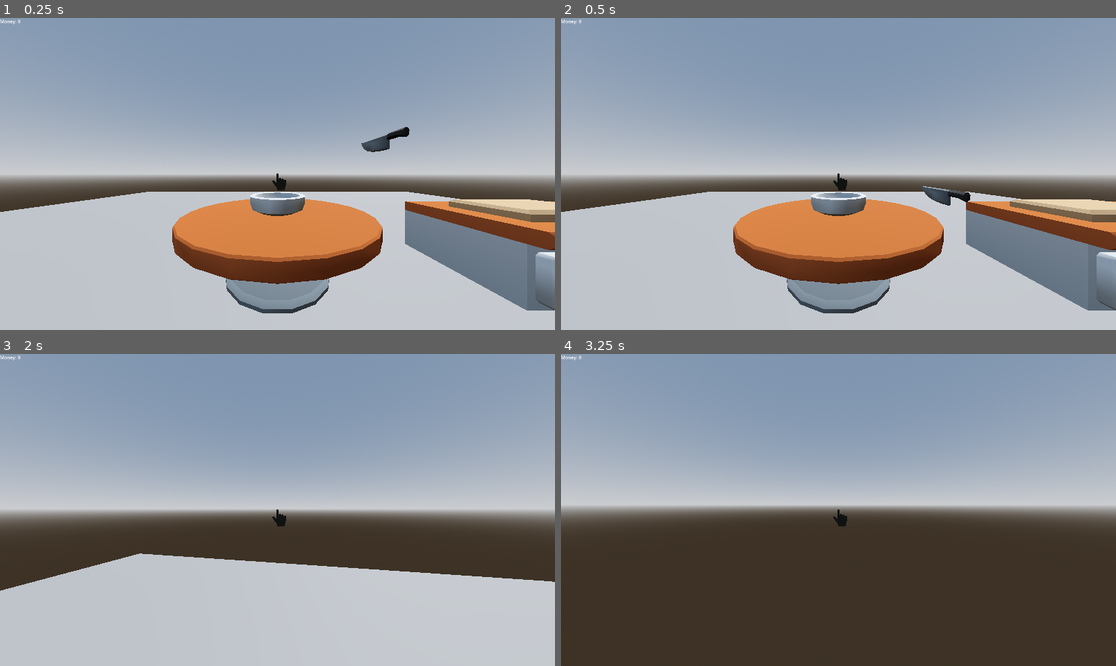
Above: before the commit, frames 1-4 (two rows, left to right).
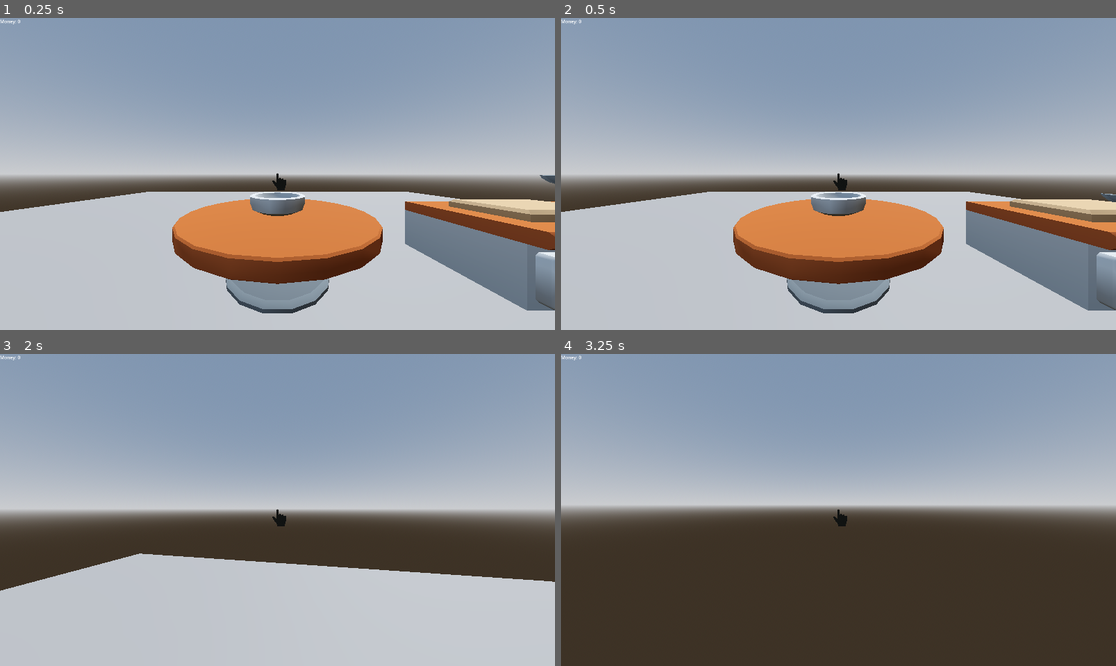
Above: after the commit, the same moments.

Repository: Flamerider347/Year12Delivery
Game: Godot game, scene res://world.tscn
Same seed, same stepped clock (60 frames per second), same inputs: the game is played once before the commit and once after it.
Inputs (mouse positions are in pixels of both pictures, inside the frame that each line leads up to):
- Up to frame 1 (0.25 s): no input
- Up to frame 2 (0.5 s): no input
- Up to frame 3 (2 s): move the mouse to (305, 510) at 0.52 s; hold W (up) from 0.53 s (still down); click (305, 510) at 0.6 s; tap Space (jump) at 0.77, 1.52 s; move the mouse to (249, 510) at 1.27 s; click (249, 510) at 1.35 s
- Up to frame 4 (3.25 s): keep holding W (up); move the mouse to (849, 503) at 2.02 s; hold Shift (sprint) 2.03-2.78 s; click (849, 503) at 2.3 s; move the mouse to (832, 516) at 2.77 s; click (832, 516) at 2.85 s; tap Space (jump) at 3.02 s

The runs differ from the first frame. In frame 1, 0.3% of the frame differs, in the area x 65-100%, y 34-54%; in frame 2, 0.3%, in the area x 65-100%, y 53-61%; in frame 3, less than 0.1%; in frame 4, nothing differs.

Commit message:
Main commit

Diff:
--- a/scripts/player.gd
+++ b/scripts/player.gd
@@ -39,6 +39,9 @@
 		if seecast.is_colliding() and seecast.get_collider().is_in_group("pickupable"):
 			held_object = seecast.get_collider()
 			pickup(held_object)
+		if seecast.is_colliding() and seecast.get_collider().is_in_group("summoner"):
+			var summon_type = seecast.get_collider().name.replace("_crate","")
+			print(summon_type)
 	if Input.is_action_just_pressed("pickup") and held_object and can_pickup:
 		can_pickup = false
 		$pickup_timer.start(0.2)
--- a/scripts/world.gd
+++ b/scripts/world.gd
@@ -3,13 +3,7 @@
 
 # Called when the node enters the scene tree for the first time.
 func _ready() -> void:
-	pass # Replace with function body.
-
-
-# Called every frame. 'delta' is the elapsed time since the previous frame.
-func _process(delta: float) -> void:
-	pass
-
+	$floor.show()
 
 func _on_chopping_board_area_entered(area: Area3D) -> void:
 	if area.is_in_group("choppable"):
--- a/world.tscn
+++ b/world.tscn
@@ -11,6 +11,7 @@
 [ext_resource type="ArrayMesh" uid="uid://dncwc5px4srsq" path="res://assets/obj/kitchencounter_straight_A_decorated.obj" id="8_ic0uy"]
 [ext_resource type="ArrayMesh" uid="uid://dodfdfkndbmla" path="res://assets/obj/cuttingboard.obj" id="9_ioo17"]
 [ext_resource type="ArrayMesh" uid="uid://dnw6ln86toimb" path="res://assets/obj/knife.obj" id="11_k3n1d"]
+[ext_resource type="ArrayMesh" uid="uid://rs6dw7qecvnp" path="res://assets/obj/crate_buns.obj" id="12_k3n1d"]
 
 [sub_resource type="ProceduralSkyMaterial" id="ProceduralSkyMaterial_f3sb7"]
 sky_horizon_color = Color(0.662243, 0.671743, 0.686743, 1)
@@ -29,9 +30,6 @@
 
 [sub_resource type="CapsuleMesh" id="CapsuleMesh_tlwt5"]
 
-[sub_resource type="CylinderShape3D" id="CylinderShape3D_tlwt5"]
-height = 0.3
-
 [sub_resource type="CylinderShape3D" id="CylinderShape3D_aqk2v"]
 height = 1.0
 radius = 1.48
@@ -45,8 +43,14 @@
 [sub_resource type="BoxShape3D" id="BoxShape3D_wse8f"]
 size = Vector3(1.49, 0.175, 0.99)
 
+[sub_resource type="CylinderShape3D" id="CylinderShape3D_tlwt5"]
+height = 0.3
+
 [sub_resource type="BoxShape3D" id="BoxShape3D_70uel"]
 size = Vector3(0.255676, 1.15002, 0.101353)
+
+[sub_resource type="BoxShape3D" id="BoxShape3D_hiqwa"]
+size = Vector3(2.00201, 0.801208, 1.99742)
 
 [node name="world" type="Node3D"]
 script = ExtResource("1_ic0uy")
@@ -59,6 +63,7 @@
 
 [node name="floor" type="CSGBox3D" parent="."]
 transform = Transform3D(1, 0, 0, 0, 1, 0, 0, 0, 1, 0, -0.1, 0)
+visible = false
 use_collision = true
 size = Vector3(24, 0.195, 24)
 
@@ -83,31 +88,6 @@
 target_position = Vector3(0, 0, -3)
 
 [node name="pickup_timer" type="Timer" parent="player"]
-
-[node name="bowl" type="RigidBody3D" parent="." groups=["pickupable"]]
-transform = Transform3D(1, 0, 0, 0, 1, 0, 0, 0, 1, 0, 1.01034, 0)
-mass = 0.8
-
-[node name="bowl" type="MeshInstance3D" parent="bowl"]
-mesh = ExtResource("2_fj7yv")
-skeleton = NodePath("../../player/head/player_camera")
-
-[node name="CollisionShape3D" type="CollisionShape3D" parent="bowl"]
-transform = Transform3D(1, 0, 0, 0, 1, 0, 0, 0, 1, 0, 0.151726, 0)
-shape = SubResource("CylinderShape3D_tlwt5")
-
-[node name="ui" type="CanvasLayer" parent="."]
-
-[node name="Sprite2D" type="Sprite2D" parent="ui"]
-position = Vector2(960, 540)
-scale = Vector2(0.2, 0.2)
-texture = ExtResource("3_tlwt5")
-offset = Vector2(43, 134)
-
-[node name="Label" type="Label" parent="ui"]
-offset_right = 485.0
-offset_bottom = 43.0
-text = "Money: 0"
 
 [node name="table" type="StaticBody3D" parent="."]
 
@@ -160,8 +140,20 @@
 transform = Transform3D(1, 0, 0, 0, 1, 0, 0, 0, 1, 0, 0.08, 0)
 shape = SubResource("BoxShape3D_wse8f")
 
+[node name="bowl" type="RigidBody3D" parent="." groups=["pickupable"]]
+transform = Transform3D(1, 0, 0, 0, 1, 0, 0, 0, 1, 0, 1.01034, 0)
+mass = 0.8
+
+[node name="bowl" type="MeshInstance3D" parent="bowl"]
+mesh = ExtResource("2_fj7yv")
+skeleton = NodePath("../../player/head/player_camera")
+
+[node name="CollisionShape3D" type="CollisionShape3D" parent="bowl"]
+transform = Transform3D(1, 0, 0, 0, 1, 0, 0, 0, 1, 0, 0.151726, 0)
+shape = SubResource("CylinderShape3D_tlwt5")
+
 [node name="knife" type="RigidBody3D" parent="." groups=["pickupable"]]
-transform = Transform3D(-5.21253e-16, -1.19249e-08, -1, 1, -4.37114e-08, 0, -4.37114e-08, -1, 1.19249e-08, 1.73527, 2.5108, 0)
+transform = Transform3D(-5.21253e-16, -1.19249e-08, -1, 1, -4.37114e-08, 0, -4.37114e-08, -1, 1.19249e-08, 5.42865, 1.85485, 0)
 mass = 0.6
 
 [node name="Knife" type="MeshInstance3D" parent="knife"]
@@ -173,5 +165,28 @@
 transform = Transform3D(1, 0, 0, 0, 1, 0, 0, 0, 1, -0.08, 0, 0)
 shape = SubResource("BoxShape3D_70uel")
 
+[node name="ui" type="CanvasLayer" parent="."]
+
+[node name="Sprite2D" type="Sprite2D" parent="ui"]
+position = Vector2(960, 540)
+scale = Vector2(0.2, 0.2)
+texture = ExtResource("3_tlwt5")
+offset = Vector2(43, 134)
+
+[node name="Label" type="Label" parent="ui"]
+offset_right = 485.0
+offset_bottom = 43.0
+text = "Money: 0"
+
+[node name="bun_crate" type="StaticBody3D" parent="." groups=["summoner"]]
+transform = Transform3D(1, 0, 0, 0, 1, 0, 0, 0, 1, 0, 0, 6)
+
+[node name="CollisionShape3D" type="CollisionShape3D" parent="bun_crate"]
+transform = Transform3D(1, 0, 0, 0, 1, 0, 0, 0, 1, 9.15527e-05, 0.401031, 0.000465393)
+shape = SubResource("BoxShape3D_hiqwa")
+
+[node name="CrateBuns" type="MeshInstance3D" parent="bun_crate"]
+mesh = ExtResource("12_k3n1d")
+
 [connection signal="timeout" from="player/pickup_timer" to="player" method="_on_pickup_timer_timeout"]
 [connection signal="area_entered" from="chopping_board" to="." method="_on_chopping_board_area_entered"]
Not shown: 1 places in world.tscn that only renumber resources
